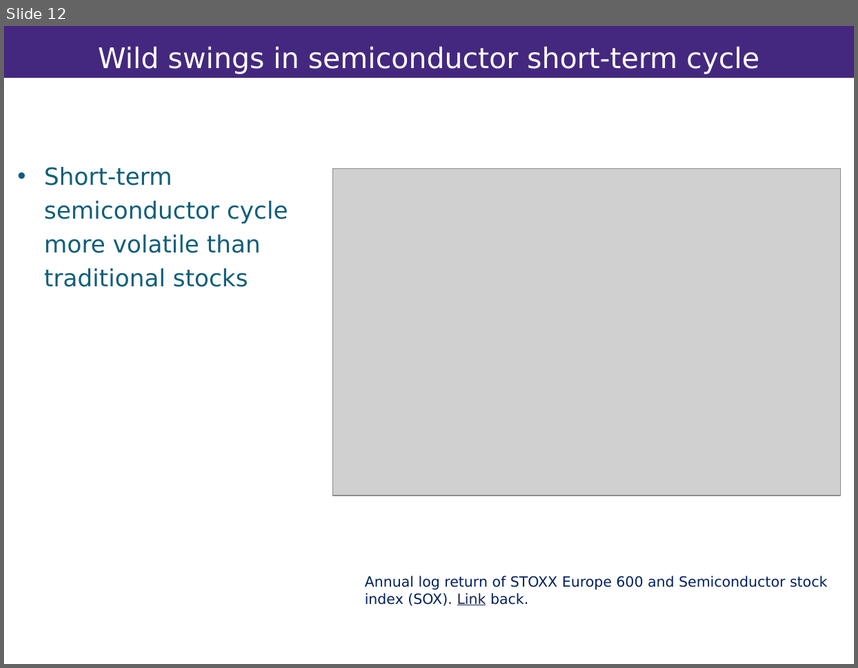
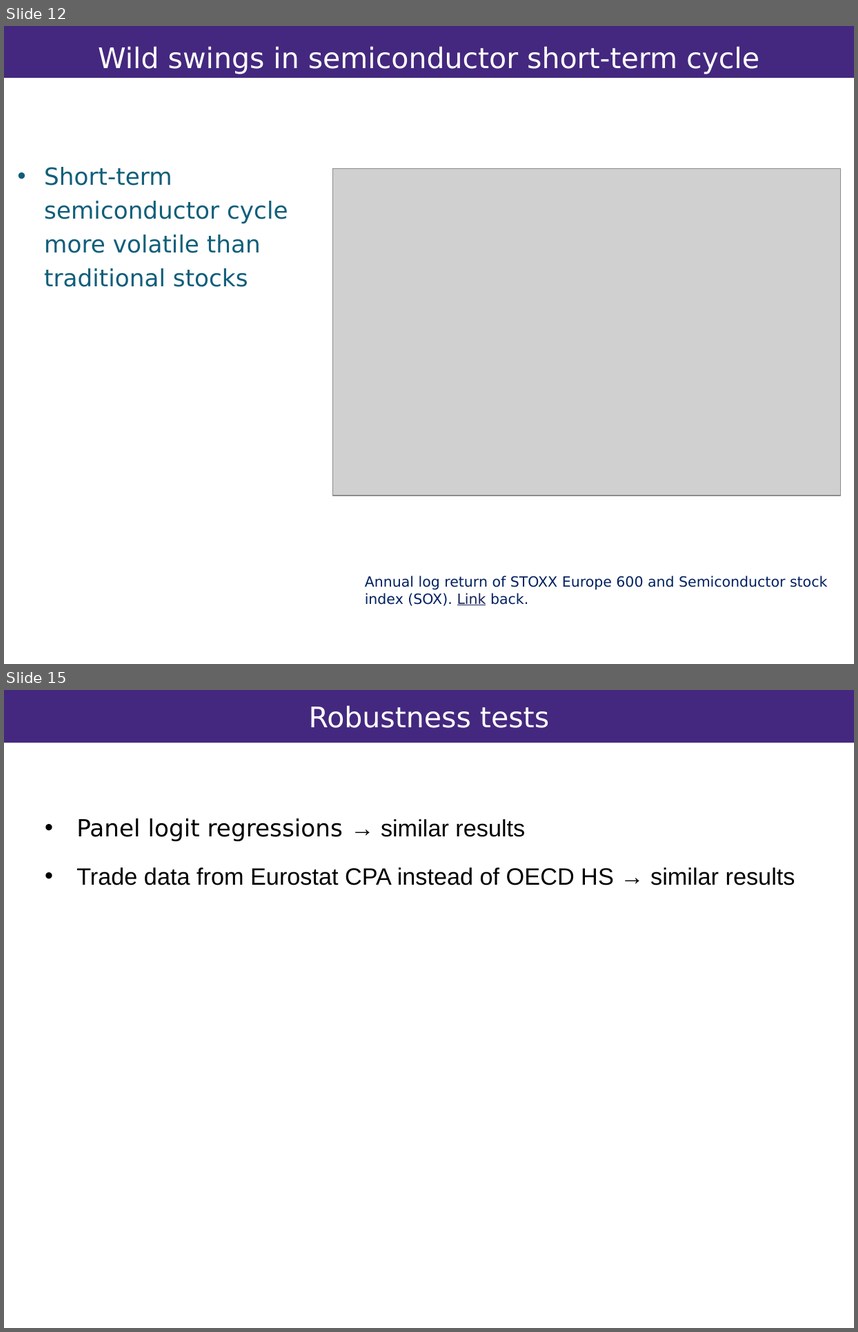
Before and after one commit to vandenEnd/scripts, a slide deck: Resilience.pptx. Shown one above the other, each under a label of ours: slide 12 before the commit, slides 12 and 15 after it; the slides between them are not shown. The pictures are 858x668 and 858x1332 pixels, drawn with LibreOffice and Linux fonts; fonts in the diff are those of the drawing; grey boxes stand for pictures; background and template pictures are left out. Boxes give left, top, right and bottom in pixels: in the first picture for what was removed or moved away, otherwise in the second. Text is boxed around its words. In the diff, an @@ line names an element or a change of style, - is before the commit and + after.

```diff
--- a/Resilience.pptx
+++ b/Resilience.pptx
@@ slide 15 added at [4,690,854,1328], background #FFFFFF @@
@@ title added at [4,690,854,742], fill #44287F, 24 pt, text #FFFFFF @@
+Robustness tests
@@ text added at [76,818,795,885], 20 pt, text #000000 @@
+• Panel logit regressions → similar results
+• Trade data from Eurostat CPA instead of OECD HS → similar results
```
Also in this commit, not shown: 5 slides changed.
